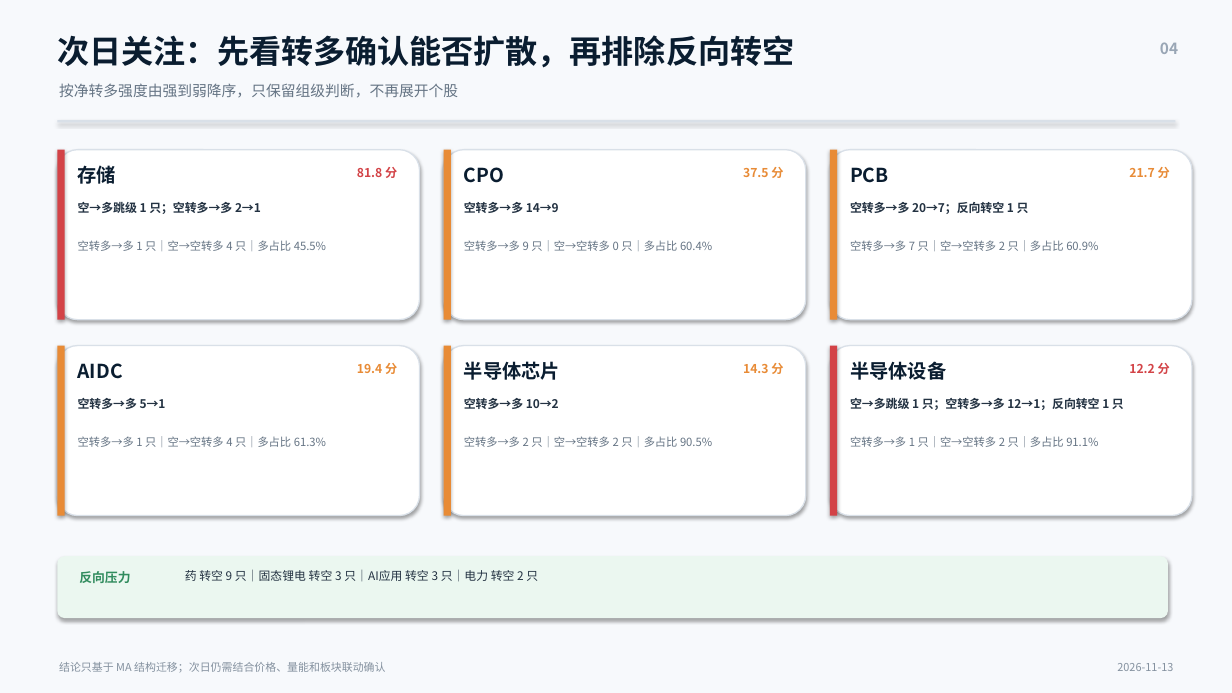
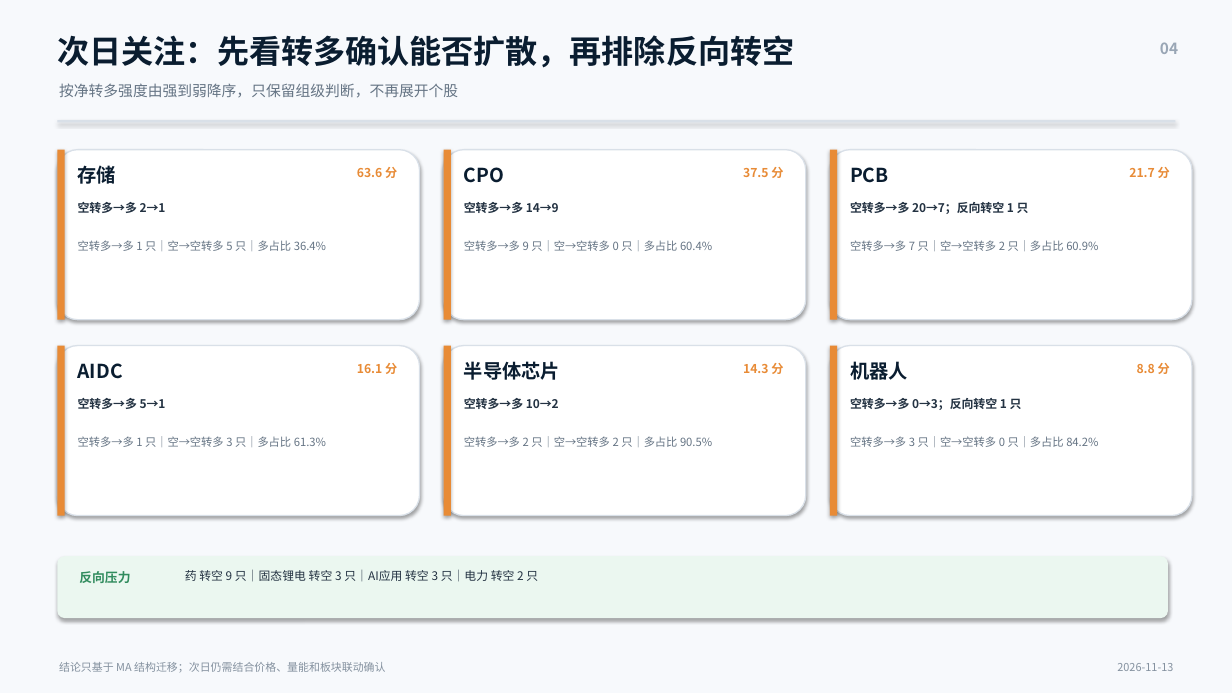
Before and after one commit to nancybhc/a-share-blast-lab, a slide deck: slide 4 of assets/多空阶段简报_2026-11-13.pptx. Drawn at 1232x693 pixels with LibreOffice and Linux fonts; fonts in the diff are those of the drawing. Boxes give left, top, right and bottom in pixels: in the first picture for what was removed or moved away, otherwise in the second. Text is boxed around its words. In the diff, an @@ line names an element or a change of style, - is before the commit and + after.

```diff
--- a/assets/多空阶段简报_2026-11-13.pptx
+++ b/assets/多空阶段简报_2026-11-13.pptx
@@ rectangle at [57,150,65,320]: fill #D34347 to #E88B36 @@
@@ text at [357,167,397,178]: text changed; text colour #D34347 to #E88B36 @@
-81.8 分
+63.6 分
@@ text at [78,202,166,213]: text changed @@
-空→多跳级 1 只；空转多→多 2→1
+空转多→多 2→1
@@ text at [78,240,326,251]: text changed @@
-空转多→多 1 只｜空→空转多 4 只｜多占比 45.5%
+空转多→多 1 只｜空→空转多 5 只｜多占比 36.4%
@@ rectangle at [830,346,837,516]: fill #D34347 to #E88B36 @@
@@ text at [357,363,397,374]: text changed @@
-19.4 分
+16.1 分
@@ text at [850,361,908,380]: text changed @@
-半导体设备
+机器人
@@ text at [1137,363,1170,374]: text changed; text colour #D34347 to #E88B36 @@
-12.2 分
+8.8 分
@@ text at [850,398,1022,410]: text changed @@
-空→多跳级 1 只；空转多→多 12→1；反向转空 1 只
+空转多→多 0→3；反向转空 1 只
@@ text at [78,436,326,447]: text changed @@
-空转多→多 1 只｜空→空转多 4 只｜多占比 61.3%
+空转多→多 1 只｜空→空转多 3 只｜多占比 61.3%
@@ text at [850,436,1098,447]: text changed @@
-空转多→多 1 只｜空→空转多 2 只｜多占比 91.1%
+空转多→多 3 只｜空→空转多 0 只｜多占比 84.2%
```
Also in this commit, not shown: 3 other slides changed, 8 other files.
